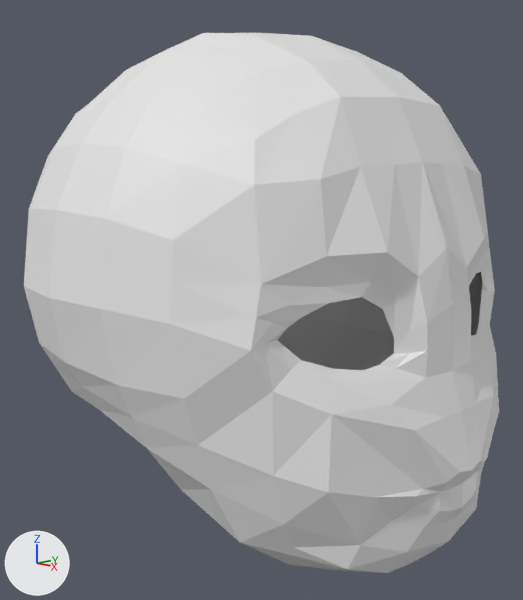
One commit to the Blender file Blender/Head/Head.blend: the scene before it, then after it.
Both versions are drawn from a 50 mm lens placed at (6.53, -6.28, 4.45), pointed at (0.11, -0.12, 2.71). The lights are fixed; the arrows at lower left show +X, +Y and +Z. The older version comes first.
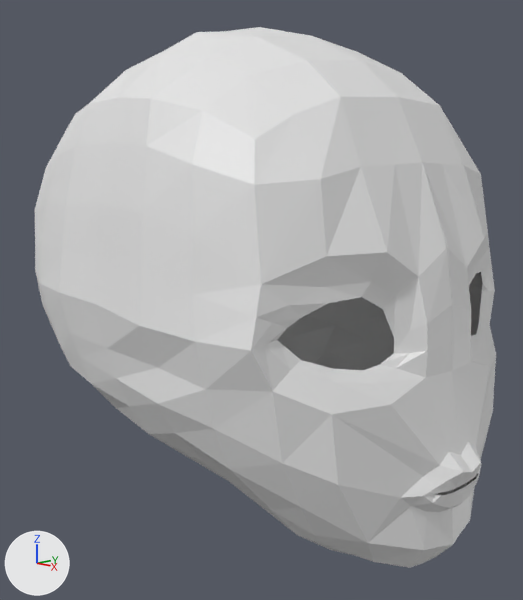
Boxes [x1, y1, x2, y2] around the edits, measured in the pictures (523 x 600 px; the box of a moved part takes in the faces that stretch with it):
'Cube', reshaped
    before: [24, 33, 499, 573]
    after: [35, 27, 496, 568]
part 1 of me_cube, moved or reshaped
    before: [24, 96, 499, 573]
    after: [35, 96, 496, 568]
part 2 of me_cube, moved or reshaped
    before: [133, 33, 306, 67]
    after: [135, 27, 310, 66]

What changed in the scene script:
```text
Change me_cube:
    used by ob_cube; location = (0.0, 0.0, 3.1); scale = (1.68, 1.68, 1.68)
    verts and faces of me_cube; kept vertices keep their numbers, new ones are numbered from 213
    before: 113 (-0.02, 0.51, 1.61), 114 (-0.02, 0.0, 1.67) at pixel (259, 32), 142 (-0.02, 0.25, 1.64)
    remove me_cube.from_pydata(...)  # 213 vertices, 191 faces; spans x -1.65..1.81, y -0.01..1.73, z -1.82..1.67
    add me_cube.from_pydata(...)  # 219 vertices, 193 faces; spans x -1.65..1.82, y -0.01..1.43, z -1.7..1.7
    me_cube part 1
    5 vertices are removed from x 1.68..1.75, y 0.0..0.34, z -1.19..-1.08
    10 faces are deleted
    3 vertices in x -0.4..0.84, y 1.42..1.45, z 0.38..0.86 move by (0.0, -0.14, 0.01)
    82 vertices move from x -1.42..1.81, y -0.01..1.73, z -1.82..1.16 to x -1.43..1.82, y -0.01..1.43, z -1.7..1.16
    11 vertices are added at x 1.71..1.77, y 0.0..0.26, z -1.19..-1.09
    12 new faces join them
    me_cube part 2
    add verts[113] = (-0.02, 0.56, 1.61)  # moved
    add verts[114] = (-0.01, 0.01, 1.7)  # moved, pixel (261, 27)
    add verts[142] = (-0.02, 0.33, 1.64)  # moved
```
